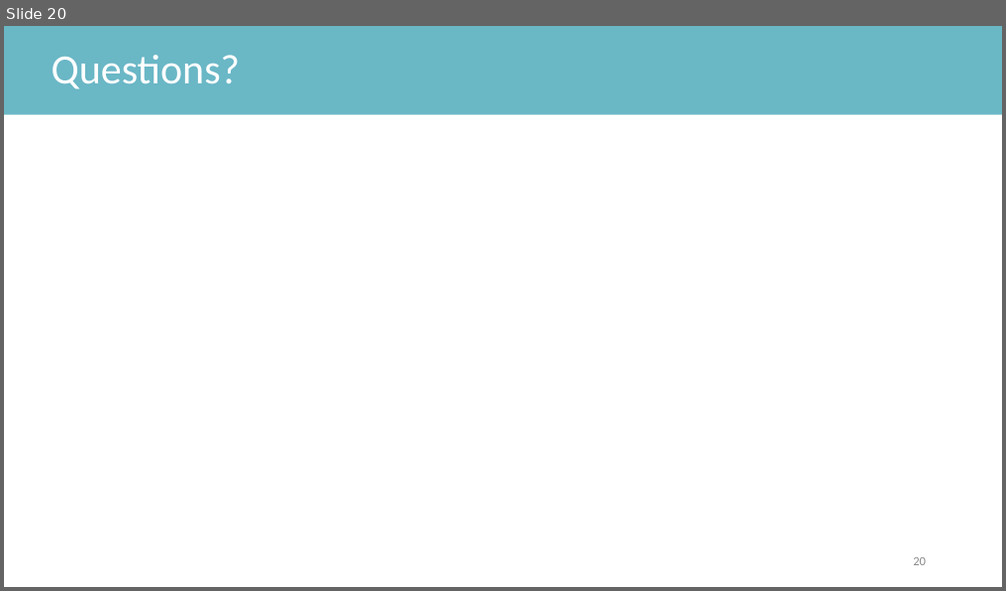
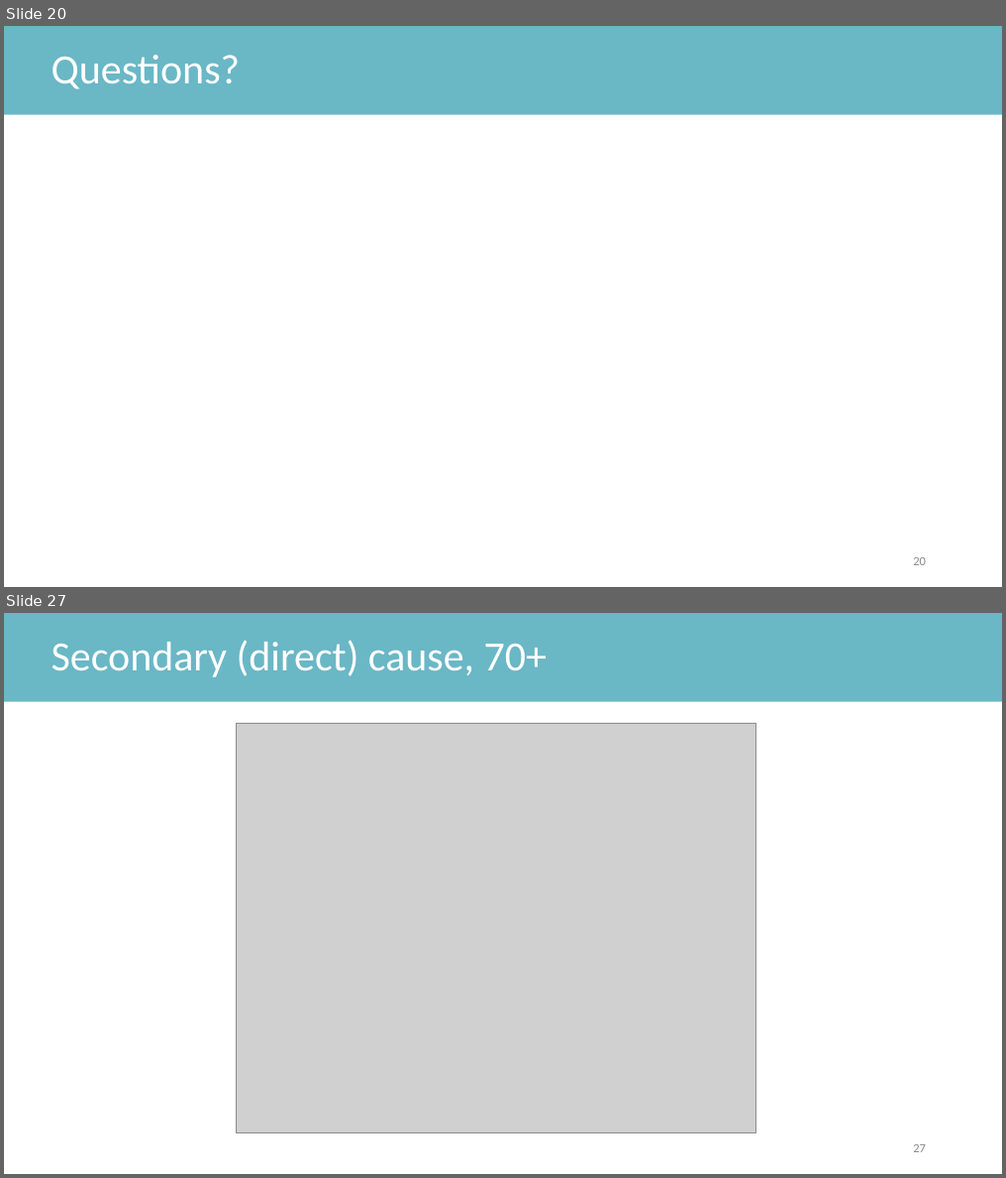
Before and after one commit to anthonyhauser/causes-of-deaths, a slide deck: slides/presentation_causes_of_deaths_20250109.pptx. Shown one above the other, each under a label of ours: slide 20 before the commit, slides 20 and 27 after it; the slides between them are not shown. The pictures are 1006x591 and 1006x1178 pixels, drawn with LibreOffice and Linux fonts; fonts in the diff are those of the drawing; grey boxes stand for pictures. Boxes give left, top, right and bottom in pixels: in the first picture for what was removed or moved away, otherwise in the second. Text is boxed around its words. In the diff, an @@ line names an element or a change of style, - is before the commit and + after.

```diff
--- a/slides/presentation_causes_of_deaths_20250109.pptx
+++ b/slides/presentation_causes_of_deaths_20250109.pptx
@@ slide 27 added at (x1=4, y1=613, x2=1002, y2=1174), background #FFFFFF @@
@@ rectangle added at (x1=4, y1=613, x2=1002, y2=701), fill #6AB7C6, 40 pt, text #FFFFFF @@
+Secondary (direct) cause, 70+
@@ picture added at (x1=236, y1=723, x2=756, y2=1134) @@
@@ page number added at (x1=913, y1=1145, x2=926, y2=1153), 12 pt, text #8C8C8C @@
+27
```
Also in this commit, not shown: 9 other slides added, 25 other files.
